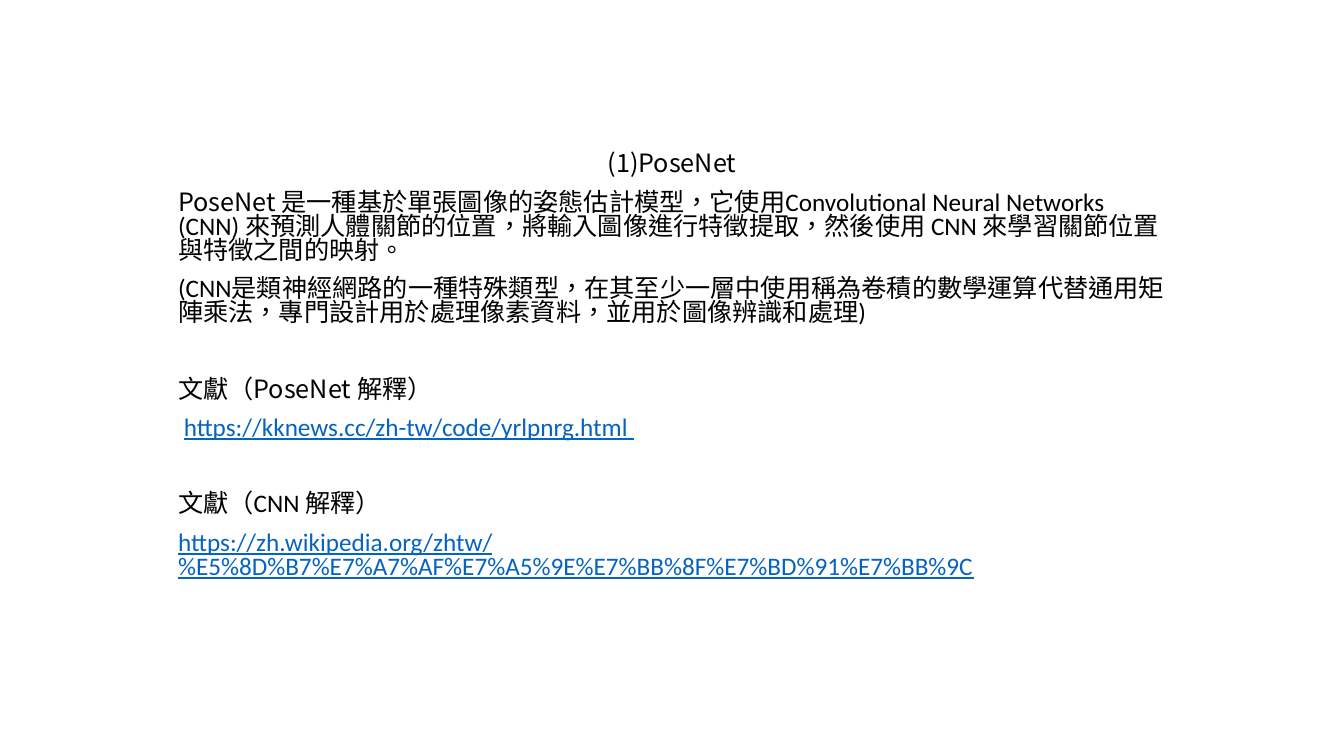
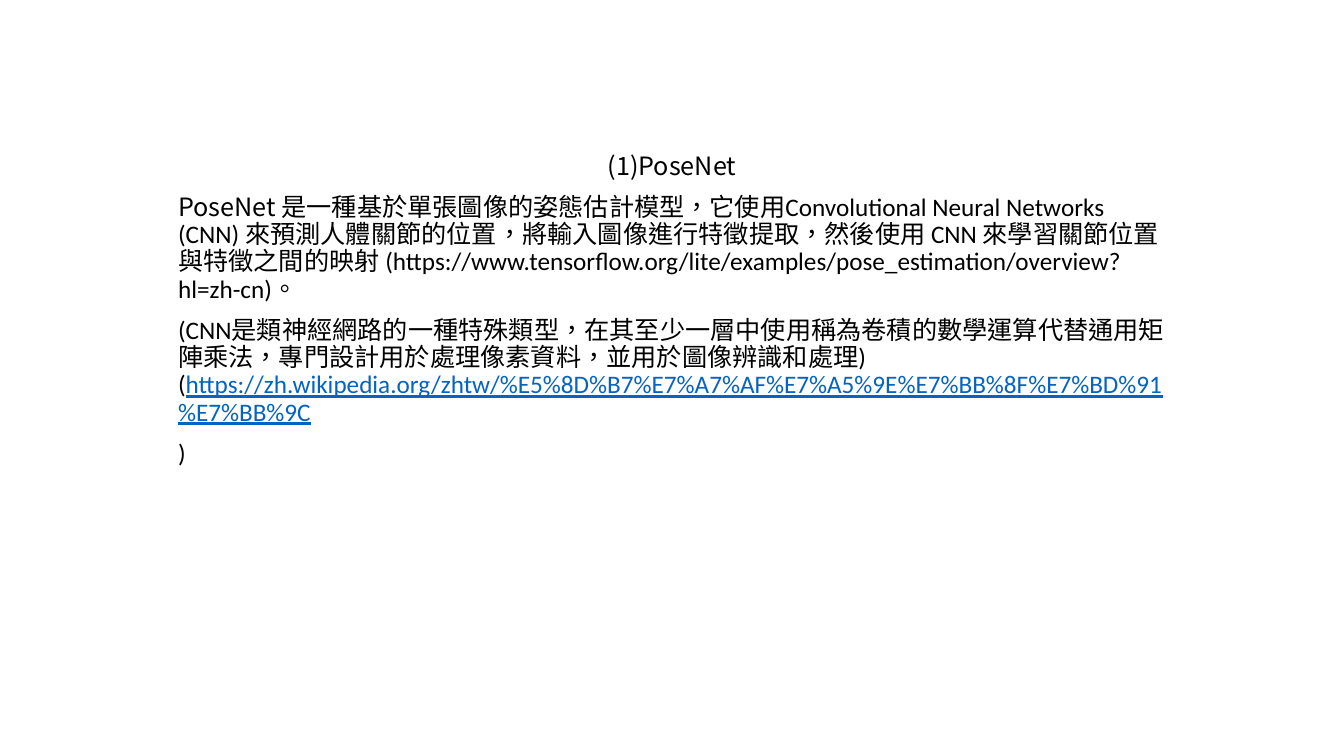
Before and after one commit to michaelchen1225/-, a slide deck: slide 1 of 開發環境與可行性/技術文獻和比較.pptx. Drawn at 1344x756 pixels with LibreOffice and Linux fonts; fonts in the diff are those of the drawing. Boxes give left, top, right and bottom in pixels: in the first picture for what was removed or moved away, otherwise in the second. Text is boxed around its words. In the diff, an @@ line names an element or a change of style, - is before the commit and + after.

```diff
--- a/開發環境與可行性/技術文獻和比較.pptx
+++ b/開發環境與可行性/技術文獻和比較.pptx
@@ subtitle at <box>608,154,737,180</box>: line spacing 0.8 to 0.9 @@
@@ subtitle at <box>178,194,1164,425</box>: text changed @@
-PoseNet 是一種基於單張圖像的姿態估計模型，它使用Convolutional Neural Networks (CNN) 來預測人體關節的位置，將輸入圖像進行特徵提取，然後使用 CNN 來學習關節位置與特徵之間的映射。
-(CNN是類神經網路的一種特殊類型，在其至少一層中使用稱為卷積的數學運算代替通用矩陣乘法，專門設計用於處理像素資料，並用於圖像辨識和處理)
-文獻（PoseNet 解釋）
-https://kknews.cc/zh-tw/code/yrlpnrg.html
-文獻（CNN 解釋）
-https://zh.wikipedia.org/zhtw/%E5%8D%B7%E7%A7%AF%E7%A5%9E%E7%BB%8F%E7%BD%91%E7%BB%9C
+PoseNet 是一種基於單張圖像的姿態估計模型，它使用Convolutional Neural Networks (CNN) 來預測人體關節的位置，將輸入圖像進行特徵提取，然後使用 CNN 來學習關節位置與特徵之間的映射 (https://www.tensorflow.org/lite/examples/pose_estimation/overview?hl=zh-cn)。
+(CNN是類神經網路的一種特殊類型，在其至少一層中使用稱為卷積的數學運算代替通用矩陣乘法，專門設計用於處理像素資料，並用於圖像辨識和處理) (https://zh.wikipedia.org/zhtw/%E5%8D%B7%E7%A7%AF%E7%A5%9E%E7%BB%8F%E7%BD%91%E7%BB%9C
+)
```
Also in this commit, not shown: 1 other slide changed, 39 other files.
